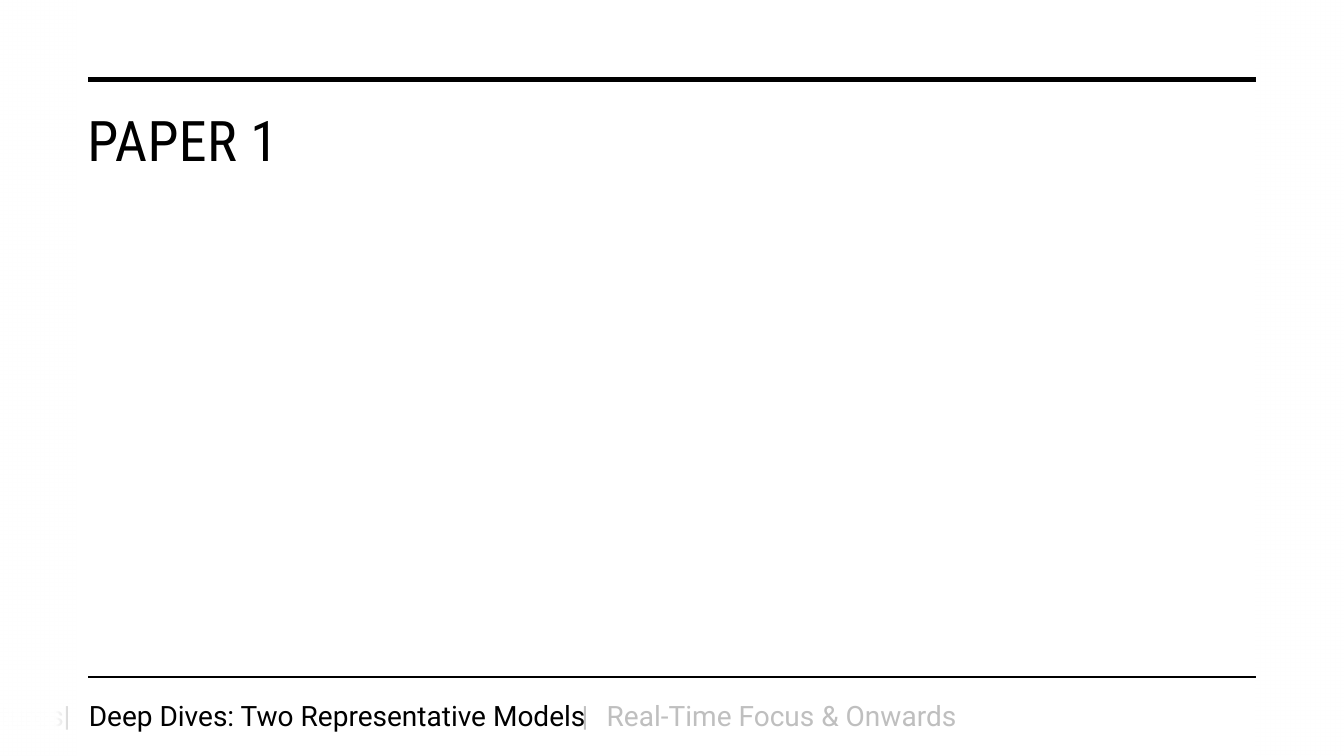
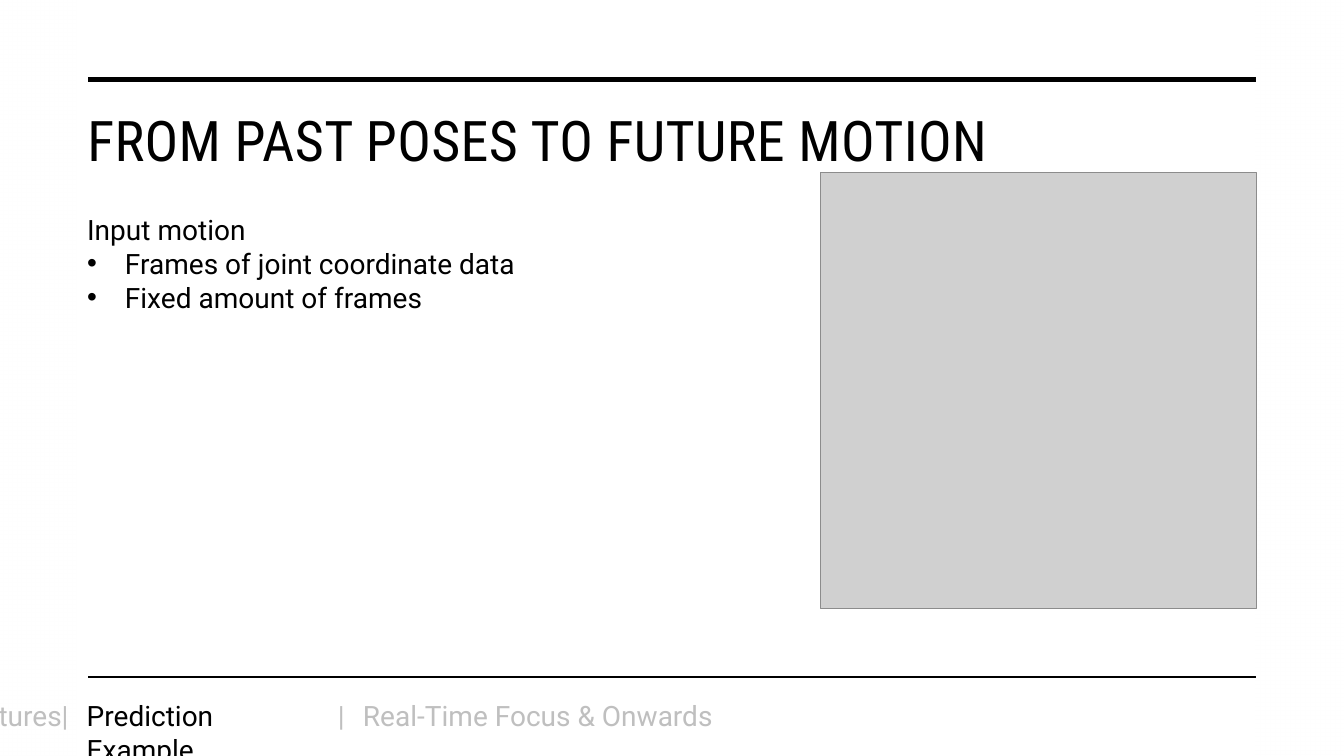
Before and after one commit to AndrewHutani/HMP, a slide deck: slide 11 of Towards Real-Time Human Motion Prediction using Data-Driven and.pptx (slide 10 before the commit). Drawn at 1344x756 pixels with LibreOffice and Linux fonts; fonts in the diff are those of the drawing; grey boxes stand for pictures. Boxes give left, top, right and bottom in pixels: in the first picture for what was removed or moved away, otherwise in the second. Text is boxed around its words. In the diff, an @@ line names an element or a change of style, - is before the commit and + after.

```diff
--- a/Towards Real-Time Human Motion Prediction using Data-Driven and.pptx
+++ b/Towards Real-Time Human Motion Prediction using Data-Driven and.pptx
@@ title at (87, 120, 986, 175): text changed @@
-PAPER 1
+FROM PAST POSES TO FUTURE MOTION
@@ picture added at (821, 173, 1256, 609) @@
@@ text added at (87, 220, 514, 309), 20 pt, text #000000 @@
+Input motion
+• Frames of joint coordinate data
+• Fixed amount of frames
@@ text added at (87, 705, 214, 727), 20 pt, text #000000 @@
+Prediction Example
@@ text removed at (89, 705, 585, 732) @@
-Deep Dives: Two Representative Models
@@ text "|": place and size @@
-text "|" at (572, 694, 607, 738)
+text "|" at (328, 694, 363, 738)
@@ text "Real-Time Focus & Onwards": place and size @@
-text "Real-Time Focus & Onwards" at (607, 705, 957, 726)
+text "Real-Time Focus & Onwards" at (363, 705, 713, 726)
```
Also in this commit, not shown: 10 other slides changed, 5 slides added, 3 slides removed, 11 other files.
